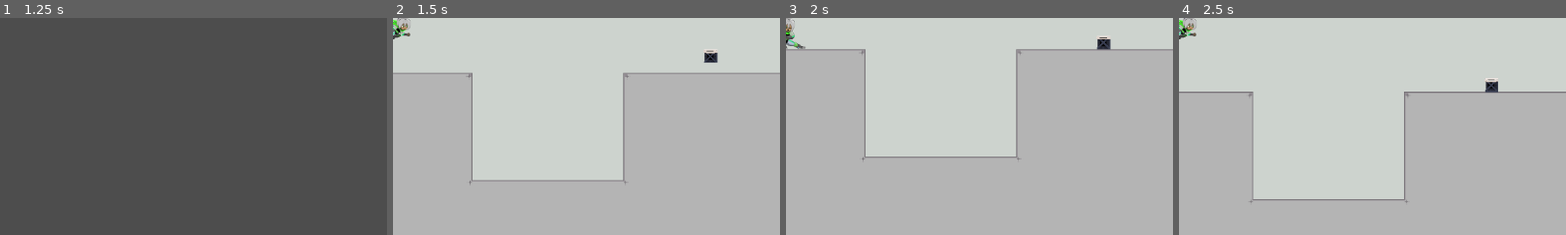
Above: before the commit, frames 1-4 (left to right).
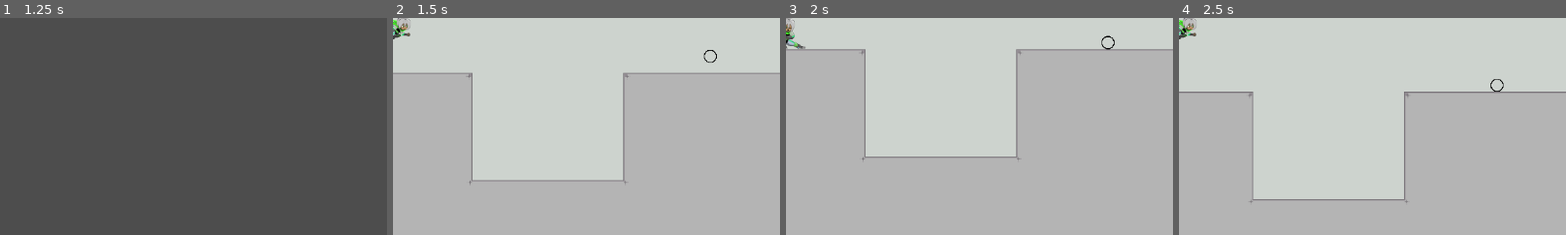
Above: after the commit, the same moments.

Repository: matthewchen146/cmpm-172-grappling-platformer
Game: Godot game, scene res://scenes/main_scenes/title/title.tscn
The game is run twice, just before and just after one commit, with the same random seed, the same clock (stepped at 60 frames per second) and the same inputs.
Inputs (mouse positions are % of the whole screen's width and height, from its top left):
- Up to frame 1 (1.25 s): click "Play" at 0.5 s
- Up to frame 2 (1.5 s): click "Level 1 (Level 1)" at 1.25 s
- Up to frame 3 (2 s): no input
- Up to frame 4 (2.5 s): move the mouse to (72, 45) at 2.02 s; hold D (move_right) from 2.03 s (still down); click (72, 45) at 2.1 s; tap Space (jump) at 2.27 s
The pictures show only the part of the screen within x 50-100%, y 46-96%; the shares and areas given below are measured in that part.

Frame 1 is identical in both runs. In frame 2, 0.2% of the frame differs, in the area x 80-84%, y 14-21%; in frame 3, 0.2%; in frame 4, 0.2%, in the area x 78-84%, y 27-35%.

Commit message:
Made Game Build Available, and made tweaks

Diff:
--- /dev/null
+++ b/Resources/HighFriction.tres
@@ -0,0 +1,4 @@
+[gd_resource type="PhysicsMaterial" format=3 uid="uid://cab6g8o6iwgwy"]
+
+[resource]
+rough = true
--- a/scenes/main_scenes/Levels/Level1.tscn
+++ b/scenes/main_scenes/Levels/Level1.tscn
@@ -1,18 +1,19 @@
-[gd_scene load_steps=31 format=3 uid="uid://dhfwdfdnba244"]
+[gd_scene load_steps=32 format=3 uid="uid://dhfwdfdnba244"]
 
 [ext_resource type="TileSet" uid="uid://h5r1q5j1b8n1" path="res://Assets/Tile-Set.tres" id="1_xpqh8"]
 [ext_resource type="Texture2D" uid="uid://rst0pvcpb65n" path="res://Assets/background2.1.png" id="2_f8jwq"]
 [ext_resource type="Script" path="res://scripts/PullableObject.gd" id="3_6e3rq"]
 [ext_resource type="Script" path="res://scripts/Player.gd" id="3_h4c20"]
 [ext_resource type="PhysicsMaterial" uid="uid://yqj44vfpe3dd" path="res://Resources/PlayerPhysMaterial.tres" id="3_jxqhb"]
-[ext_resource type="Texture2D" uid="uid://v68hw53xcptv" path="res://Assets/Tile (1).png" id="3_yf585"]
+[ext_resource type="PhysicsMaterial" uid="uid://cab6g8o6iwgwy" path="res://Resources/HighFriction.tres" id="3_x7mb1"]
 [ext_resource type="Script" path="res://scripts/Button.gd" id="5_0jonn"]
+[ext_resource type="Texture2D" uid="uid://dbkb5qaotkgu4" path="res://Assets/Hollow-Circle.png" id="5_50k0q"]
 [ext_resource type="Script" path="res://scripts/Door.gd" id="6_wv75m"]
 [ext_resource type="Texture2D" uid="uid://cafm28ugb122v" path="res://Assets/CharacterSpriteSheet.png" id="7_gxv3x"]
 [ext_resource type="Texture2D" uid="uid://ca0u07badv0np" path="res://Assets/Button_Anim.png" id="7_i5q6y"]
 [ext_resource type="Texture2D" uid="uid://b1dy0gufhix1s" path="res://Assets/Door_Animation_Sprites_Revised.png" id="8_1j28l"]
 
-[sub_resource type="RectangleShape2D" id="RectangleShape2D_c2wlg"]
+[sub_resource type="CircleShape2D" id="CircleShape2D_h23wv"]
 
 [sub_resource type="CapsuleShape2D" id="CapsuleShape2D_uv13g"]
 height = 20.0
@@ -256,17 +257,19 @@
 position = Vector2(-117, -481)
 texture = ExtResource("2_f8jwq")
 
-[node name="MovableObject" type="RigidBody2D" parent="." groups=["Presser"]]
+[node name="PullableObject" type="RigidBody2D" parent="." groups=["Presser"]]
 position = Vector2(289.469, 21.3433)
+physics_material_override = ExtResource("3_x7mb1")
 continuous_cd = 2
+angular_damp = 8.526
 script = ExtResource("3_6e3rq")
 
-[node name="CollisionShape2D" type="CollisionShape2D" parent="MovableObject"]
-shape = SubResource("RectangleShape2D_c2wlg")
-
-[node name="Sprite2D" type="Sprite2D" parent="MovableObject"]
-scale = Vector2(0.079, 0.079)
-texture = ExtResource("3_yf585")
+[node name="CollisionShape2D" type="CollisionShape2D" parent="PullableObject"]
+shape = SubResource("CircleShape2D_h23wv")
+
+[node name="Sprite2D" type="Sprite2D" parent="PullableObject"]
+scale = Vector2(0.02, 0.02)
+texture = ExtResource("5_50k0q")
 
 [node name="Player" type="RigidBody2D" parent="." groups=["Presser"]]
 position = Vector2(-183, -9)
--- a/scenes/main_scenes/Levels/Level4.tscn
+++ b/scenes/main_scenes/Levels/Level4.tscn
@@ -9,6 +9,8 @@
 [ext_resource type="Texture2D" uid="uid://ca0u07badv0np" path="res://Assets/Button_Anim.png" id="7_jqs0h"]
 [ext_resource type="Script" path="res://scripts/Door.gd" id="8_gpr5r"]
 [ext_resource type="Texture2D" uid="uid://b1dy0gufhix1s" path="res://Assets/Door_Animation_Sprites_Revised.png" id="9_l2681"]
+[ext_resource type="Script" path="res://scripts/PullableObject.gd" id="10_srg5i"]
+[ext_resource type="Texture2D" uid="uid://v68hw53xcptv" path="res://Assets/Tile (1).png" id="11_fdqqx"]
 
 [sub_resource type="CapsuleShape2D" id="CapsuleShape2D_3hp8j"]
 height = 20.0
@@ -224,6 +226,8 @@
 
 [sub_resource type="RectangleShape2D" id="RectangleShape2D_d8lpt"]
 size = Vector2(60, 108)
+
+[sub_resource type="RectangleShape2D" id="RectangleShape2D_57nel"]
 
 [node name="RopeTest" type="Node2D"]
 
@@ -366,6 +370,19 @@
 position = Vector2(0.314941, 0.439713)
 shape = SubResource("RectangleShape2D_d8lpt")
 
+[node name="PullableObject" type="RigidBody2D" parent="." groups=["Presser"]]
+position = Vector2(651, 110)
+continuous_cd = 2
+script = ExtResource("10_srg5i")
+metadata/_edit_group_ = true
+
+[node name="CollisionShape2D" type="CollisionShape2D" parent="PullableObject"]
+shape = SubResource("RectangleShape2D_57nel")
+
+[node name="Sprite2D" type="Sprite2D" parent="PullableObject"]
+scale = Vector2(0.079, 0.079)
+texture = ExtResource("11_fdqqx")
+
 [connection signal="button_pressed" from="Node2D/Button" to="Node2D/Door" method="activate"]
 [connection signal="body_entered" from="Node2D/Button/Area2D" to="Node2D/Button" method="_on_area_2d_body_entered"]
 [connection signal="body_exited" from="Node2D/Button/Area2D" to="Node2D/Button" method="_on_area_2d_body_exited"]
Binary file added: Assets/Hollow-Circle.png
Not shown, added: Assets/Hollow-Circle.png.import
Not shown, added: export_presets.cfg
Not shown: 1 places in scenes/main_scenes/Levels/Level4.tscn that only renumber resources
Not shown, added: Build/CMPM 172 Grappling Platformer.console.exe
Not shown, added: Build/CMPM 172 Grappling Platformer.exe
Not shown, added: Build/CMPM 172 Grappling Platformer.pck
